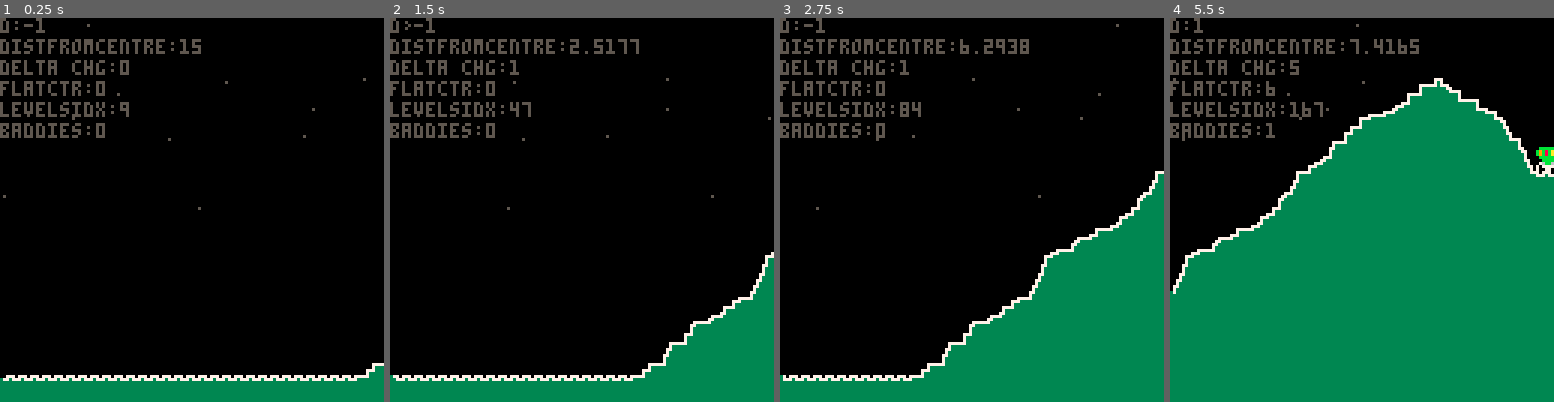
Above: before the commit, frames 1-4 (left to right).
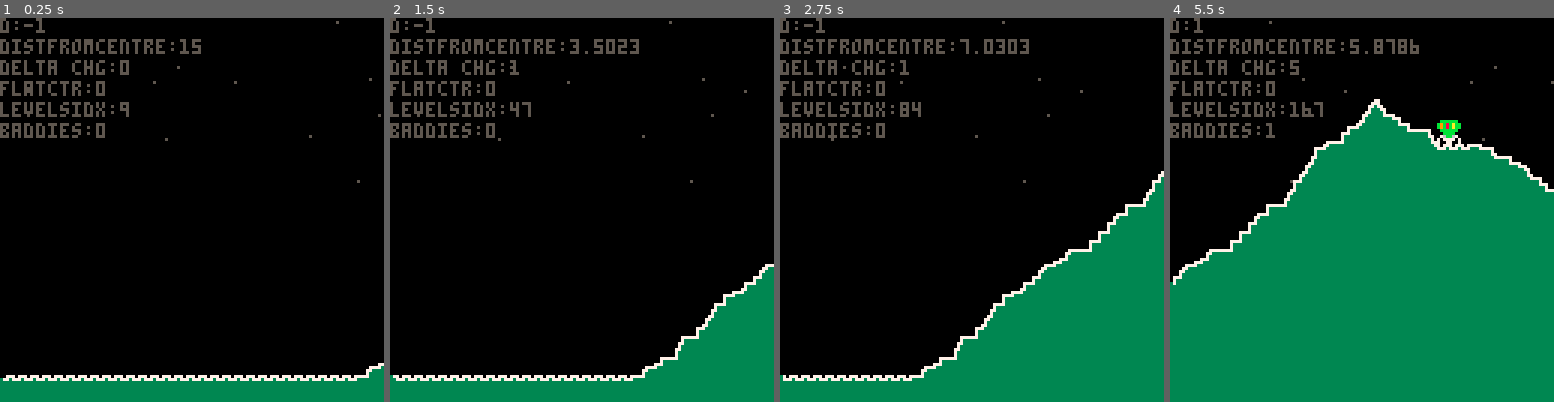
Above: after the commit, the same moments.

Repository: alexhunsley/pico-raider
Game: PICO-8 cartridge raider.p8
Same seed, same stepped clock (60 frames per second), same inputs: the game is played once before the commit and once after it.
Inputs:
- Up to frame 1 (0.25 s): no input
- Up to frame 2 (1.5 s): no input
- Up to frame 3 (2.75 s): no input
- Up to frame 4 (5.5 s): no input

The runs differ from the first frame. In frame 1, 0.2% of the frame differs, in the area x 0-100%, y 0-93%; in frame 2, 1.3%; in frame 3, 2.1%; in frame 4, 6.4%, in the area x 0-100%, y 0-72%.

Commit message:
all stars at same speed now

Diff:
--- a/raider.p8
+++ b/raider.p8
@@ -45,7 +45,7 @@
   star={}
   star.x=rnd(128)
   star.y=rnd(80)
-  star.dx=(1+rnd(3))/4
+  star.dx=0.5
   add(stars,star)
  end
 end
